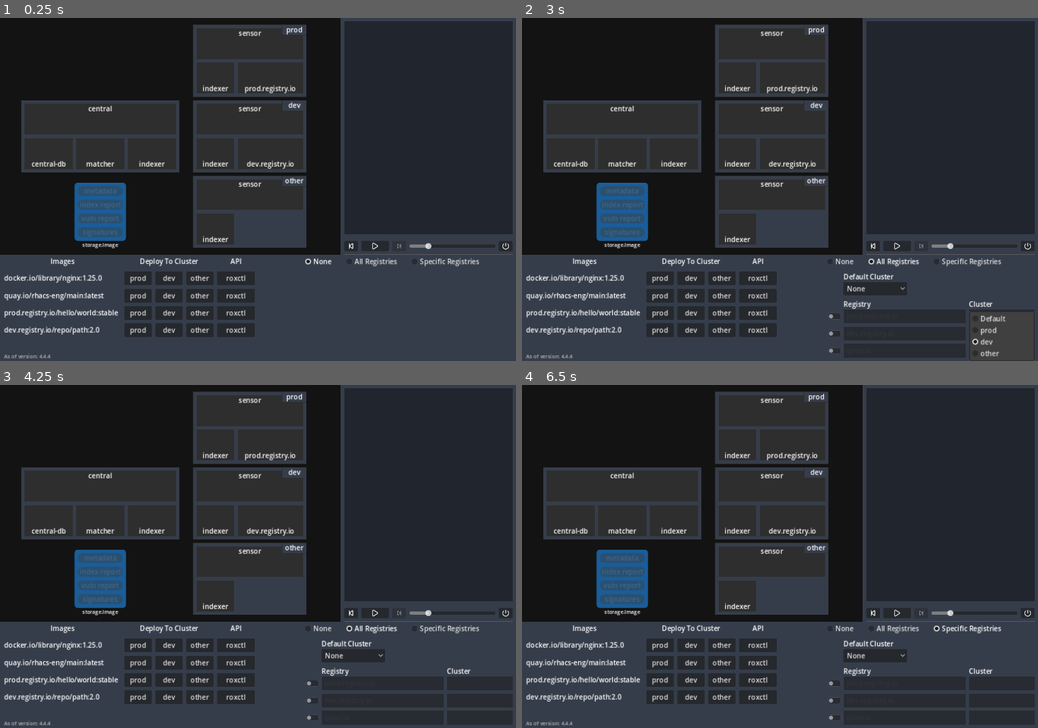
Above: before the commit, frames 1-4 (two rows, left to right).
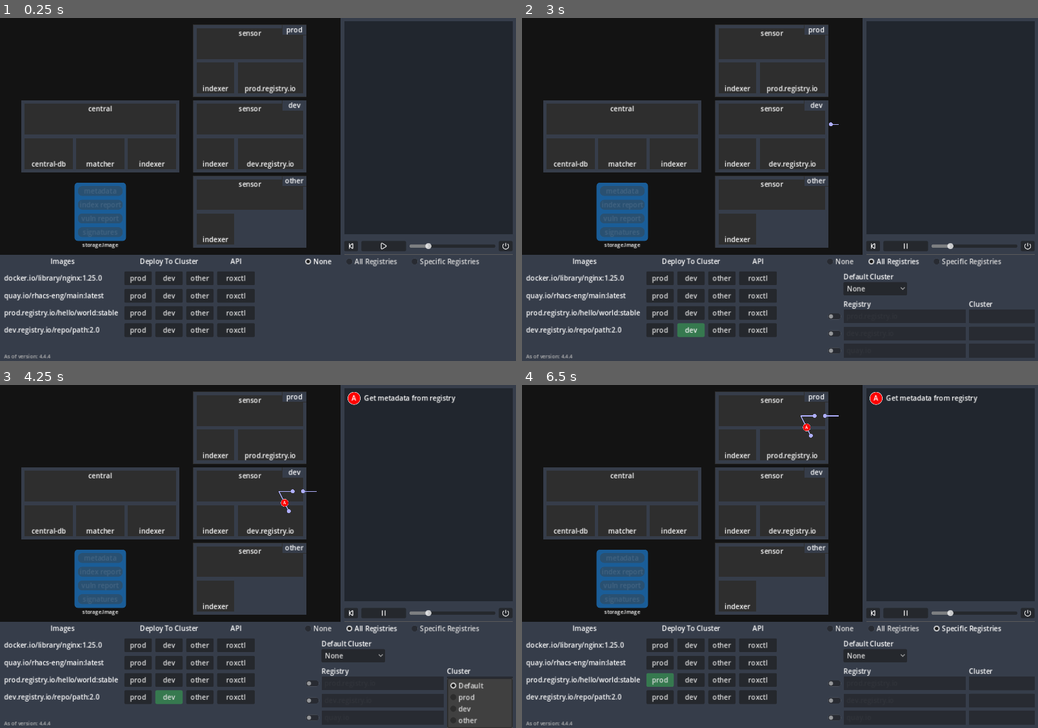
Above: after the commit, the same moments.

Repository: dcaravel/delegated-scanning-sim
Game: Godot game, scene res://arch.tscn
Two runs of this game, one before a commit and one after it. Both use one fixed random seed, a clock stepped at 60 frames per second and the inputs below.
Inputs:
- Up to frame 1 (0.25 s): no input
- Up to frame 2 (3 s): click "None" at 0.5 s; click "All Registries" at 1.25 s; click "None" at 2 s; click "dev" at 2.75 s
- Up to frame 3 (4.25 s): click "Default" at 3.5 s
- Up to frame 4 (6.5 s): click "other" at 4.25 s; click "prod" at 5 s; click "Specific Registries" at 5.75 s

The runs differ from the first frame. In frame 1, less than 0.1% of the frame differs, in the area x 72-78%, y 65-68%; in frame 2, 0.5%; in frame 3, 0.9%, in the area x 30-100%, y 2-100%; in frame 4, 0.6%.

Commit message:
hide forward

Diff:
--- a/arch.tscn
+++ b/arch.tscn
@@ -621,7 +621,6 @@
 offset_top = 128.0
 offset_bottom = 160.0
 registry_name = "dev.registry.io"
-selection = 2
 
 [node name="prod" parent="DelegatedScanningConfig" instance=ExtResource("3_pco5m")]
 unique_name_in_owner = true
@@ -629,7 +628,6 @@
 offset_top = 88.0
 offset_bottom = 120.0
 registry_name = "prod.registry.io"
-selection = 1
 
 [node name="quay" parent="DelegatedScanningConfig" instance=ExtResource("3_pco5m")]
 unique_name_in_owner = true
@@ -845,7 +843,7 @@
 layout_mode = 0
 offset_left = 840.0
 offset_top = 520.0
-offset_right = 904.0
+offset_right = 944.0
 offset_bottom = 544.0
 theme_override_styles/pressed = SubResource("StyleBoxEmpty_i5cdb")
 theme_override_styles/focus = SubResource("StyleBoxEmpty_gbdf4")
@@ -868,6 +866,7 @@
 
 [node name="ForwardStepButton" type="Button" parent="FlowControls"]
 unique_name_in_owner = true
+visible = false
 layout_mode = 0
 offset_left = 912.0
 offset_top = 520.0
